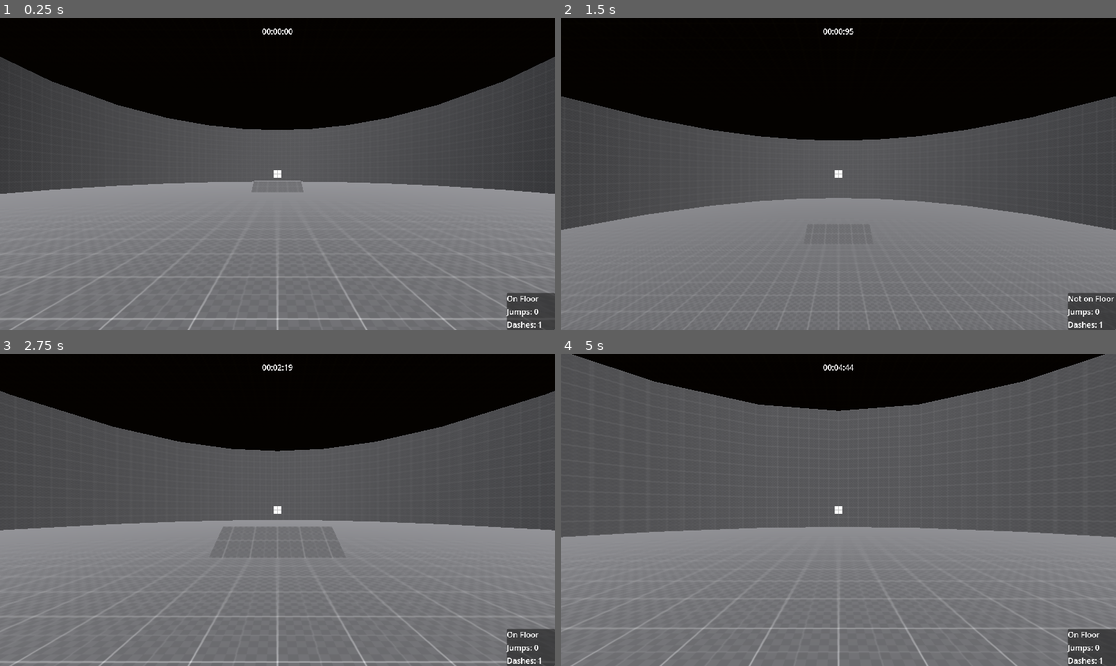
Above: before the commit, frames 1-4 (two rows, left to right).
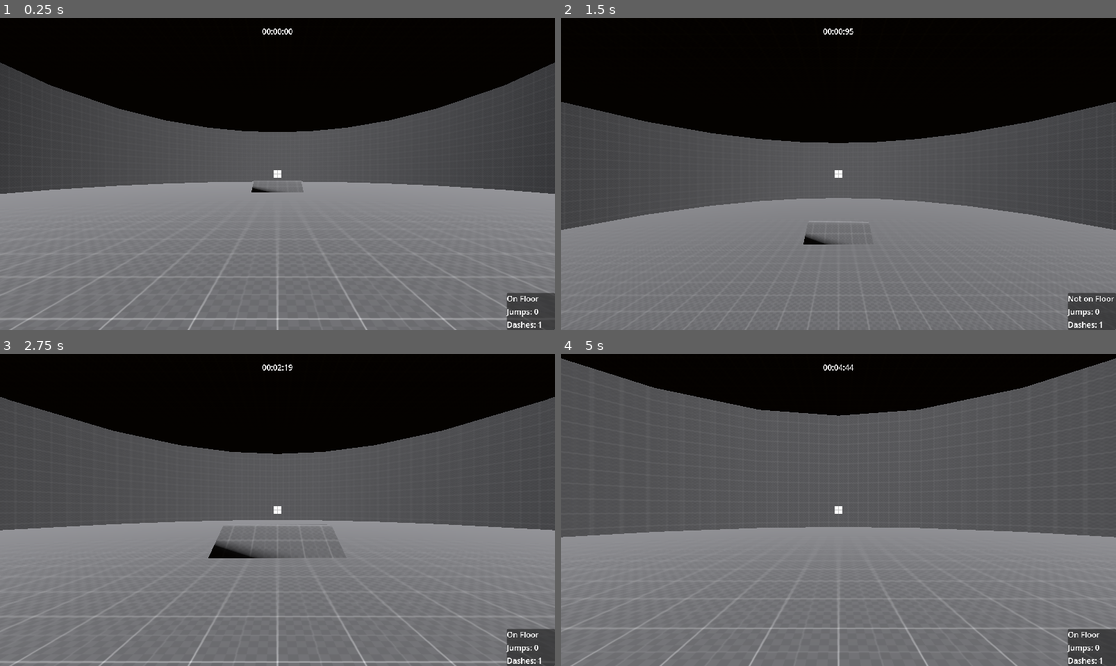
Above: after the commit, the same moments.

Repository: lucasrumney94/GodotGoneWild
Game: Godot game, scene res://Objects/Environment/stage_1.tscn
The game is run twice, just before and just after one commit, with the same random seed, the same clock (stepped at 60 frames per second) and the same inputs. This scene is started directly instead of the project's main scene. The engine's default icon, where the game draws it, is replaced by a stand-in: a white triangle on a blue panel in a dark square.
Inputs (mouse positions are in pixels of both pictures, inside the frame that each line leads up to):
- Up to frame 1 (0.25 s): no input
- Up to frame 2 (1.5 s): tap Enter at 0.5 s; move the mouse to (866, 174) at 0.52 s; hold W (move_forward) from 0.53 s (still down); click (866, 174) at 0.6 s; tap Space (jump) at 0.77 s; move the mouse to (810, 174) at 1.27 s; right-click (810, 174) at 1.35 s
- Up to frame 3 (2.75 s): keep holding W (move_forward); tap Space (jump) at 1.52 s; move the mouse to (288, 503) at 2.02 s; click (288, 503) at 2.1 s
- Up to frame 4 (5 s): keep holding W (move_forward); move the mouse to (832, 516) at 2.77 s; right-click (832, 516) at 2.85 s; tap Space (jump) at 3.02, 3.77, 4.52 s; move the mouse to (877, 513) at 3.52 s; click (877, 513) at 3.6 s; move the mouse to (794, 506) at 4.27 s; right-click (794, 506) at 4.35 s

The runs differ from the first frame. In frame 1, 1.1% of the frame differs, in the area x 0-100%, y 12-56%; in frame 2, 1.3%; in frame 3, 1.7%; in frame 4, 1.9%, in the area x 0-100%, y 0-20%.

Commit message:
add stage 1 tower draft

Diff:
--- a/godot-wild-tower/Autoload/mission_control.tscn
+++ b/godot-wild-tower/Autoload/mission_control.tscn
@@ -1,10 +1,11 @@
-[gd_scene load_steps=5 format=3 uid="uid://24dwd4so5sk"]
+[gd_scene load_steps=6 format=3 uid="uid://24dwd4so5sk"]
 
 [ext_resource type="Script" path="res://Autoload/mission_control.gd" id="1_dop84"]
 [ext_resource type="PackedScene" uid="uid://bxfwjbkk62asb" path="res://Main/main_game.tscn" id="2_v0ewe"]
 [ext_resource type="PackedScene" uid="uid://ld24biyy5xkj" path="res://EnemyTest/EnemyTest1.tscn" id="3_61w4b"]
 [ext_resource type="PackedScene" uid="uid://c6l5ryse4oype" path="res://Objects/Environment/metric_playground.tscn" id="4_m3c5f"]
+[ext_resource type="PackedScene" uid="uid://buhsb2ao2ykcr" path="res://Objects/Environment/stage_1.tscn" id="5_jp2bf"]
 
 [node name="MissionControl" type="Node"]
 script = ExtResource("1_dop84")
-missions = Array[PackedScene]([ExtResource("2_v0ewe"), ExtResource("3_61w4b"), ExtResource("4_m3c5f")])
+missions = Array[PackedScene]([ExtResource("2_v0ewe"), ExtResource("3_61w4b"), ExtResource("4_m3c5f"), ExtResource("5_jp2bf")])
--- a/godot-wild-tower/Main/main_menu.tscn
+++ b/godot-wild-tower/Main/main_menu.tscn
@@ -101,4 +101,5 @@
 unique_name_in_owner = true
 layout_mode = 2
 text = "Level"
+item_count = 1
 script = ExtResource("7_7du86")
--- a/godot-wild-tower/Objects/Environment/stage_1.tscn
+++ b/godot-wild-tower/Objects/Environment/stage_1.tscn
@@ -1,7 +1,9 @@
-[gd_scene load_steps=6 format=3 uid="uid://buhsb2ao2ykcr"]
+[gd_scene load_steps=8 format=3 uid="uid://buhsb2ao2ykcr"]
 
 [ext_resource type="Material" uid="uid://3byi41uuwvq8" path="res://Materials/LD_grid.tres" id="1_ad3lx"]
 [ext_resource type="PackedScene" uid="uid://vssvdtmx3jx7" path="res://Objects/Player/player.tscn" id="2_5n22s"]
+[ext_resource type="Material" uid="uid://5dqiqxr4arwd" path="res://Materials/grid_material.tres" id="2_8jwyn"]
+[ext_resource type="ArrayMesh" uid="uid://dgy7dxognc1x3" path="res://Objects/Environment/Models/TowerTest1.obj" id="3_8qbtr"]
 
 [sub_resource type="ProceduralSkyMaterial" id="ProceduralSkyMaterial_3scun"]
 
@@ -26,8 +28,16 @@
 [node name="Player" parent="." instance=ExtResource("2_5n22s")]
 transform = Transform3D(1, 0, 0, 0, 1, 0, 0, 0, 1, 0, 0, 22.75)
 
+[node name="Floor" type="CSGBox3D" parent="."]
+transform = Transform3D(2, 0, 0, 0, 2, 0, 0, 0, 2, 0, 0, 0)
+material_override = ExtResource("1_ad3lx")
+use_collision = true
+size = Vector3(50, 0.5, 50)
+material = ExtResource("2_8jwyn")
+
 [node name="Foyer" type="CSGCylinder3D" parent="."]
 transform = Transform3D(1, 0, 0, 0, 1, 0, 0, 0, 1, 0, 6, 0)
+transparency = 1.0
 use_collision = true
 flip_faces = true
 radius = 25.0
@@ -36,8 +46,13 @@
 material = ExtResource("1_ad3lx")
 
 [node name="CSGPolygon3D" type="CSGPolygon3D" parent="."]
-transform = Transform3D(-4.37114e-08, 0, -1, 0, 1, 0, 1, 0, -4.37114e-08, -2.5, 0, 0)
+transform = Transform3D(-4.37114e-08, 0, -1, 0, 1, 0, 1, 0, -4.37114e-08, -2.5, 0.518392, 0)
 use_collision = true
 polygon = PackedVector2Array(0, 0, 0, 1, 1, 1, 3.01323, -0.00796342)
 depth = 5.0
+smooth_faces = true
 material = ExtResource("1_ad3lx")
+
+[node name="TowerMesh" type="MeshInstance3D" parent="."]
+transform = Transform3D(3, 0, 0, 0, 3, 0, 0, 0, 3, 0, 0, 28.7709)
+mesh = ExtResource("3_8qbtr")
Not shown, added: godot-wild-tower/Objects/Environment/Models/TowerTest1.blend.import
Not shown, added: godot-wild-tower/Objects/Environment/Models/TowerTest1.obj
Not shown, added: godot-wild-tower/Objects/Environment/Models/TowerTest1.obj.import
Not shown, added: godot-wild-tower/Objects/Environment/Models/TowerTest1.blend
